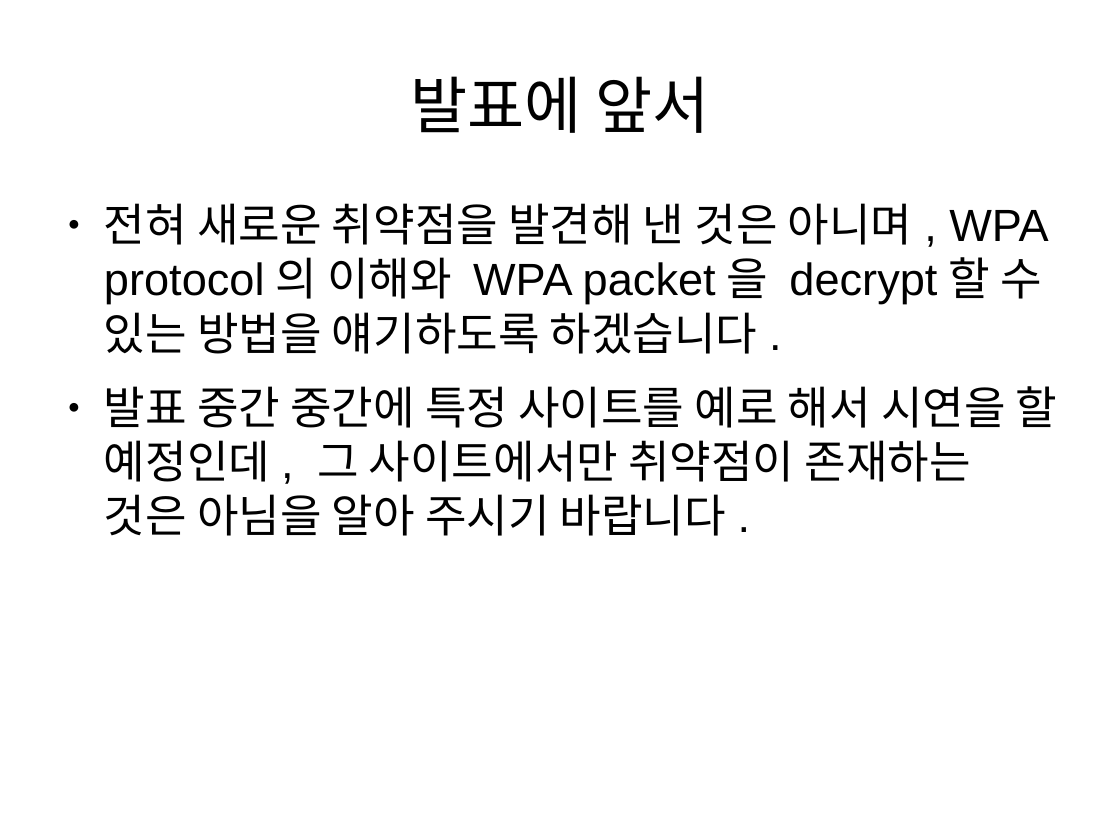
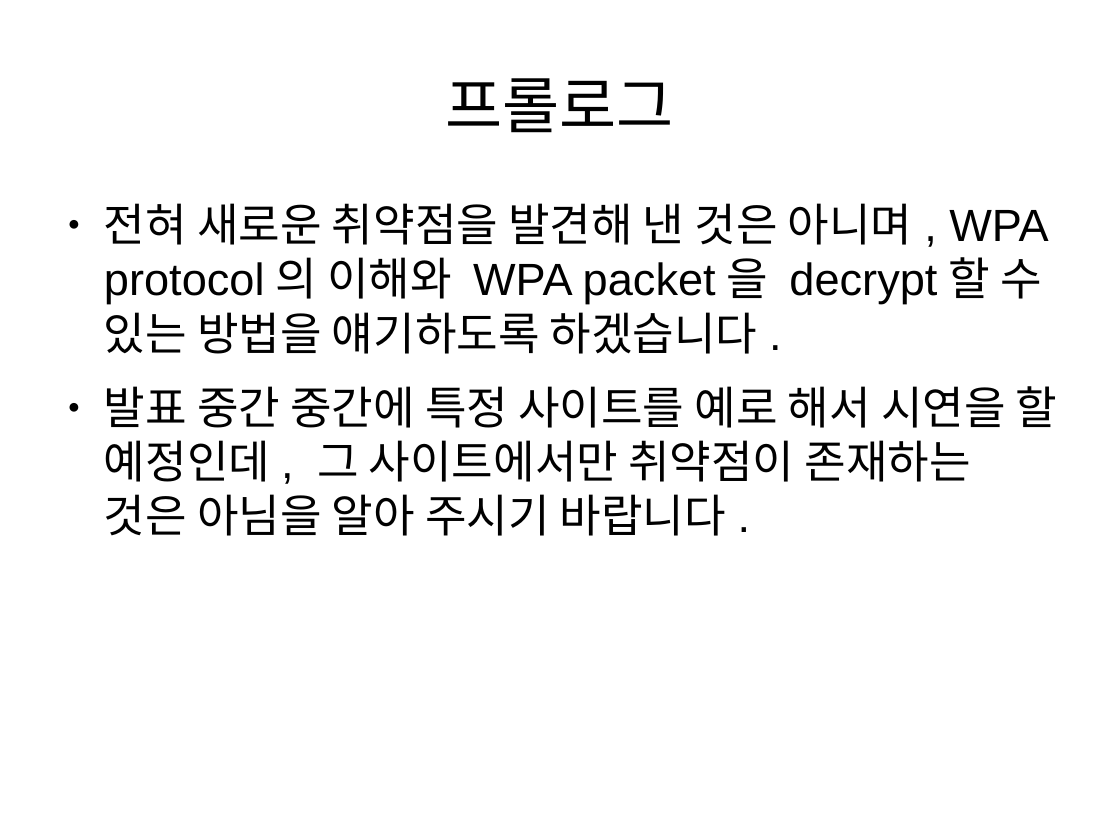
Before and after one commit to sececter/doc, a slide deck: slide 2 of poc2015_wpa_based_packet_decrypt(ko).odp. Drawn at 1120x840 pixels with LibreOffice and Linux fonts; fonts in the diff are those of the drawing. Boxes give left, top, right and bottom in pixels: in the first picture for what was removed or moved away, otherwise in the second. Text is boxed around its words. In the diff, an @@ line names an element or a change of style, - is before the commit and + after.

```diff
--- a/poc2015_wpa_based_packet_decrypt(ko).odp
+++ b/poc2015_wpa_based_packet_decrypt(ko).odp
@@ title at (446,78,674,133): text changed @@
-발표에 앞서
+프롤로그
```
Also in this commit, not shown: 5 other slides changed, 1 other file.
